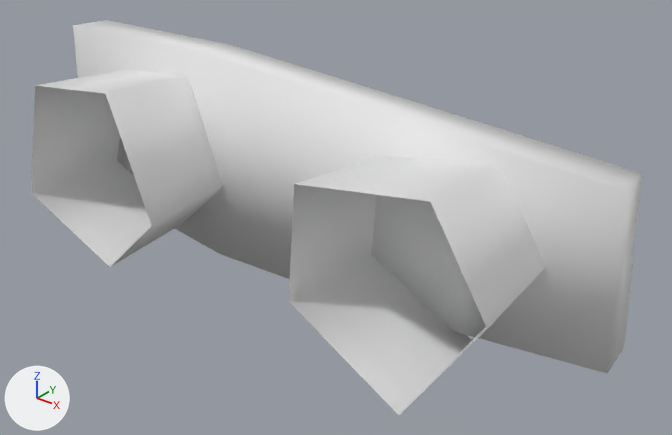
The Blender file Assets/Meshes/benches.blend as it was, and as the next commit left it.
The view is the same before and after, from a camera (50 mm lens) standing at (2.85, -2.82, 1.96) and looking at (0.14, 0.58, -0.15). Arrows for +X, +Y and +Z are at lower left; the lights stay in place. The same objects are shown in both versions, whatever each file hides.

Names of what the first picture shows: 'Bench_01'.
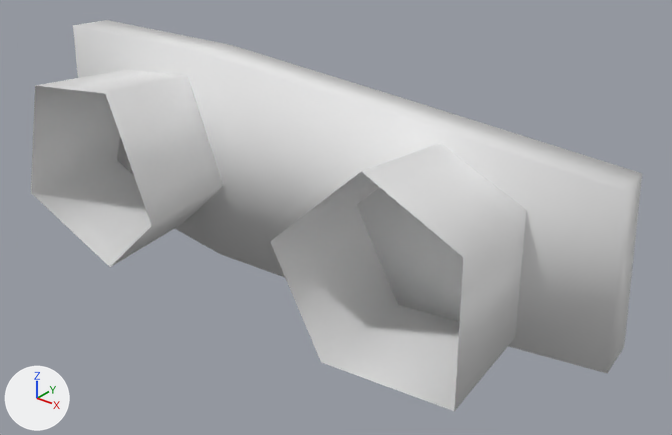
Commit message: add second bench

Diff of the bpy script that builds the scene:
```diff
--- a/Assets/Meshes/benches.blend.py
+++ b/Assets/Meshes/benches.blend.py
@@ me_cube @@
 me_cube.from_pydata(...)  # 36 vertices, 24 faces; spans x -1.98..1.66, y -0.02..0.83, z -0.65..0.56
 # used by ob_bench_01; location = (0.0, 0.0, 0.0)
+# me_cube part 1: the loose piece of 10 vertices spanning x 0.33..1.38, y -0.02..0.62, z -0.65..0.43 is turned -33.6 degrees about the y axis through its middle
```

Where the change shows, as pixel boxes (x1, y1, x2, y2) in the pictures (672 x 435 px; the box of a moved part takes in the faces that stretch with it):
'Bench_01', reshaped
    before: (31, 20, 642, 415)
    after: (31, 20, 642, 411)
part 1 of me_cube, moved or reshaped
    before: (289, 155, 545, 415)
    after: (270, 143, 527, 411)
